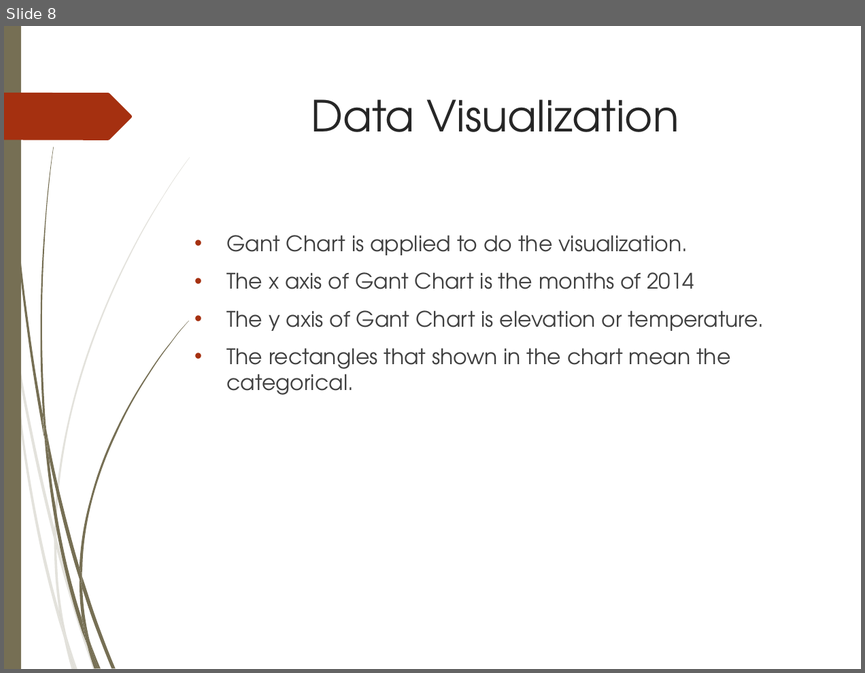
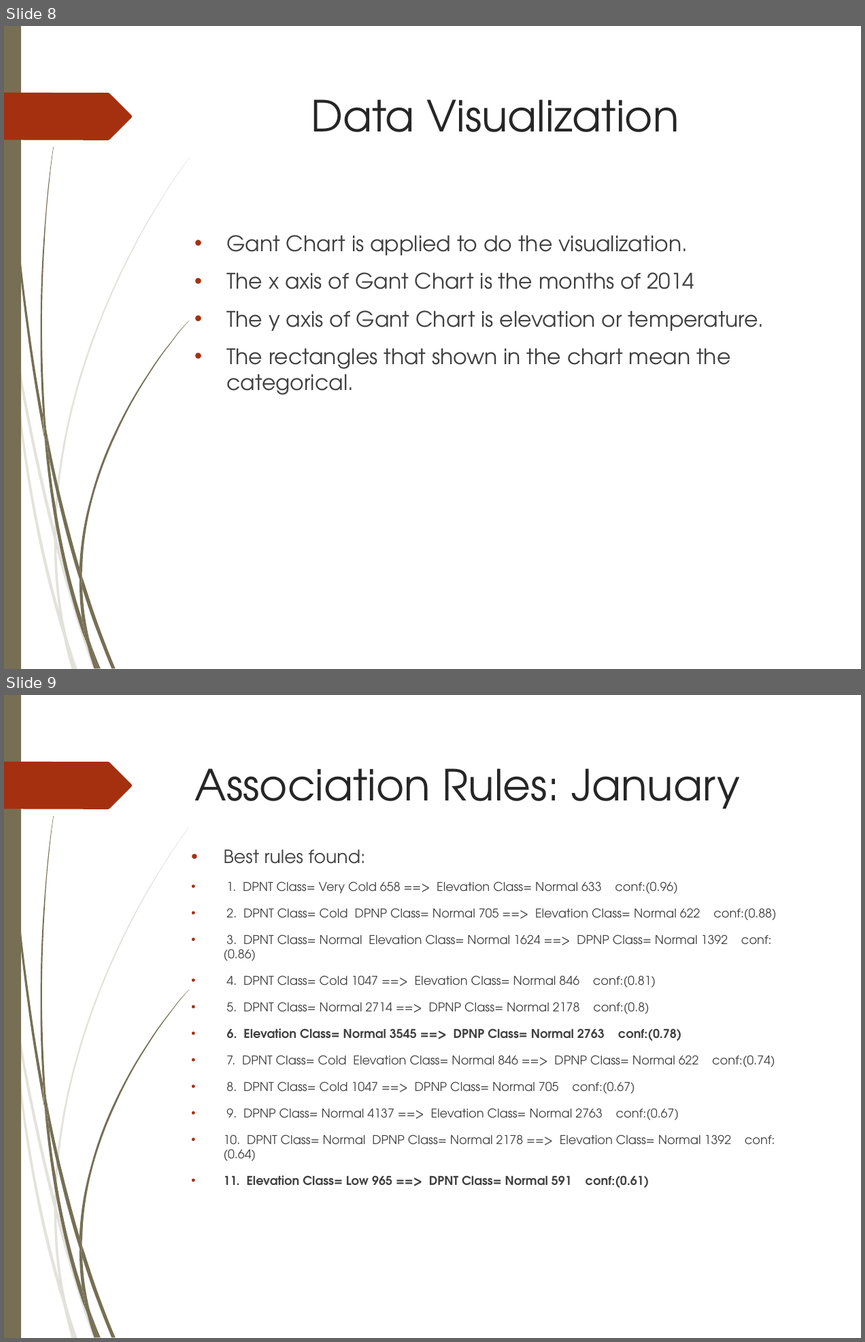
Before and after one commit to Iron-Ham/CPS585, a slide deck: cps585-weather analysis.ppt. Shown one above the other, each under a label of ours: slide 8 before the commit, slides 8 and 9 after it. The pictures are 865x673 and 865x1342 pixels, drawn with LibreOffice and Linux fonts; fonts in the diff are those of the drawing; background and template pictures are left out. Boxes give left, top, right and bottom in pixels: in the first picture for what was removed or moved away, otherwise in the second. Text is boxed around its words. In the diff, an @@ line names an element or a change of style, - is before the commit and + after.

Commit message:
PPT Update

```diff
--- a/cps585-weather analysis.ppt
+++ b/cps585-weather analysis.ppt
@@ slide 9 added at [4, 695, 861, 1338], background picture (left out); not listed: 24 template elements that a slide beside it also shows @@
@@ title added at [195, 768, 740, 809], 36 pt, text #262626 @@
+Association Rules: January
@@ text added at [224, 849, 732, 1187], 10.2 pt, text #404040 @@
+• Best rules found:
+• 1. DPNT Class= Very Cold 658 ==> Elevation Class= Normal 633 conf:(0.96)
+• 2. DPNT Class= Cold DPNP Class= Normal 705 ==> Elevation Class= Normal 622 conf:(0.88)
+• 3. DPNT Class= Normal Elevation Class= Normal 1624 ==> DPNP Class= Normal 1392 conf:(0.86)
+• 4. DPNT Class= Cold 1047 ==> Elevation Class= Normal 846 conf:(0.81)
+• 5. DPNT Class= Normal 2714 ==> DPNP Class= Normal 2178 conf:(0.8)
+• 6. Elevation Class= Normal 3545 ==> DPNP Class= Normal 2763 conf:(0.78)
+• 7. DPNT Class= Cold Elevation Class= Normal 846 ==> DPNP Class= Normal 622 conf:(0.74)
+• 8. DPNT Class= Cold 1047 ==> DPNP Class= Normal 705 conf:(0.67)
+• 9. DPNP Class= Normal 4137 ==> Elevation Class= Normal 2763 conf:(0.67)
+• 10. DPNT Class= Normal DPNP Class= Normal 2178 ==> Elevation Class= Normal 1392 conf:(0.64)
+• 11. Elevation Class= Low 965 ==> DPNT Class= Normal 591 conf:(0.61)
```
